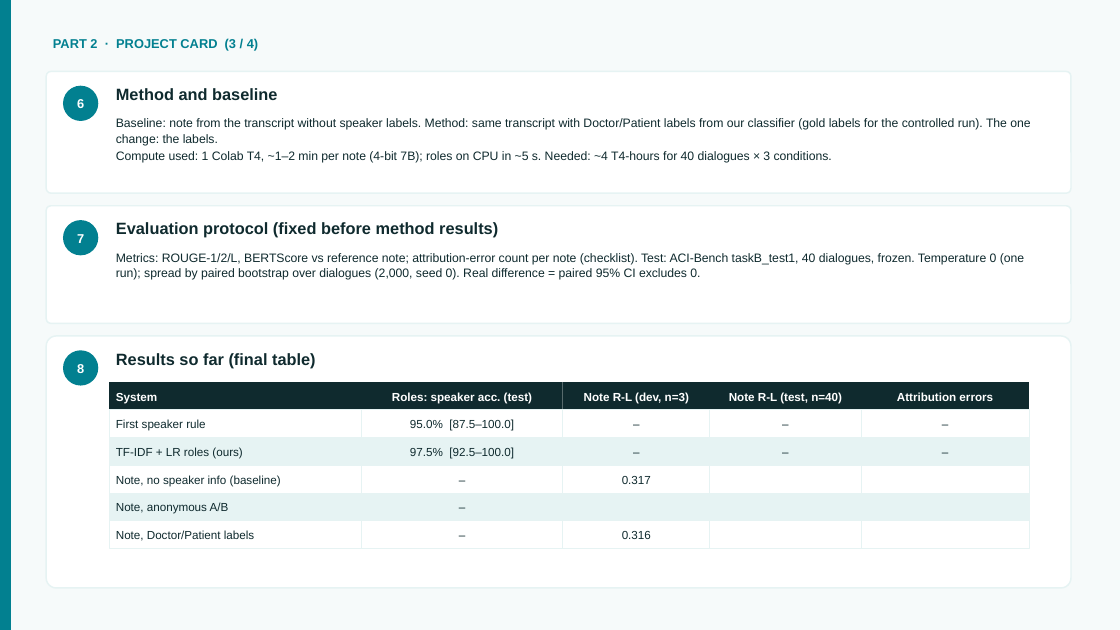
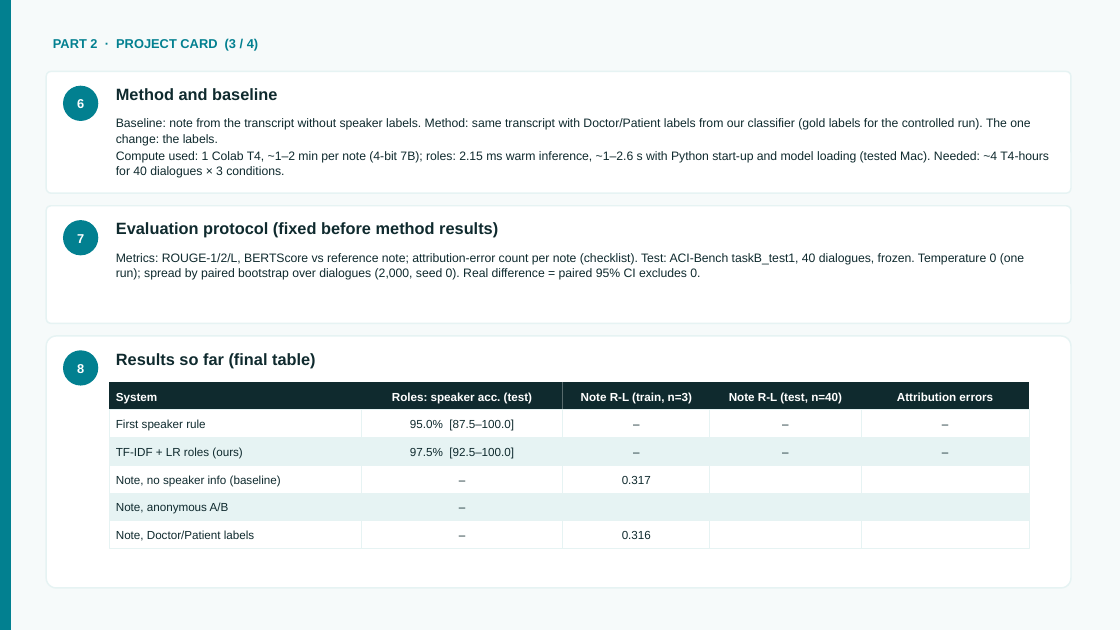
Before and after one commit to Pikseel/medscribe, a slide deck: slide 13 of results/medscribe_midproject.pptx. Drawn at 1120x630 pixels with LibreOffice and Linux fonts; fonts in the diff are those of the drawing. Boxes give left, top, right and bottom in pixels: in the first picture for what was removed or moved away, otherwise in the second. Text is boxed around its words. In the diff, an @@ line names an element or a change of style, - is before the commit and + after.

```diff
--- a/results/medscribe_midproject.pptx
+++ b/results/medscribe_midproject.pptx
@@ text at (116,151,1049,178): text changed @@
-Compute used: 1 Colab T4, ~1–2 min per note (4-bit 7B); roles on CPU in ~5 s. Needed: ~4 T4-hours for 40 dialogues × 3 conditions.
+Compute used: 1 Colab T4, ~1–2 min per note (4-bit 7B); roles: 2.15 ms warm inference, ~1–2.6 s with Python start-up and model loading (tested Mac). Needed: ~4 T4-hours for 40 dialogues × 3 conditions.
@@ text at (581,392,692,403): text changed @@
-Note R-L (dev, n=3)
+Note R-L (train, n=3)
```
Also in this commit, not shown: 7 other slides changed, 4 other files.
